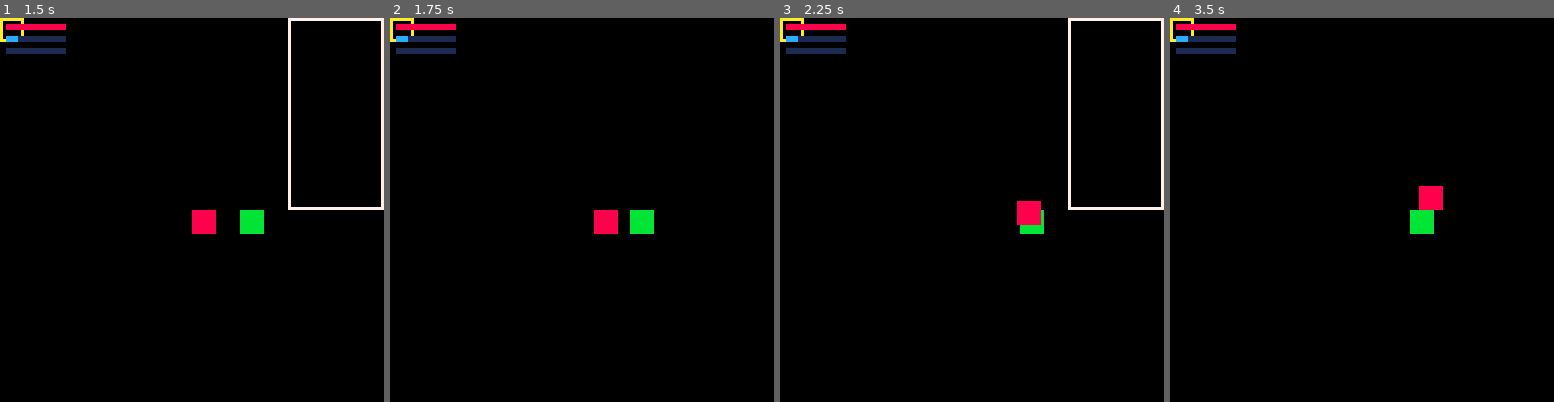
Above: before the commit, frames 1-4 (left to right).
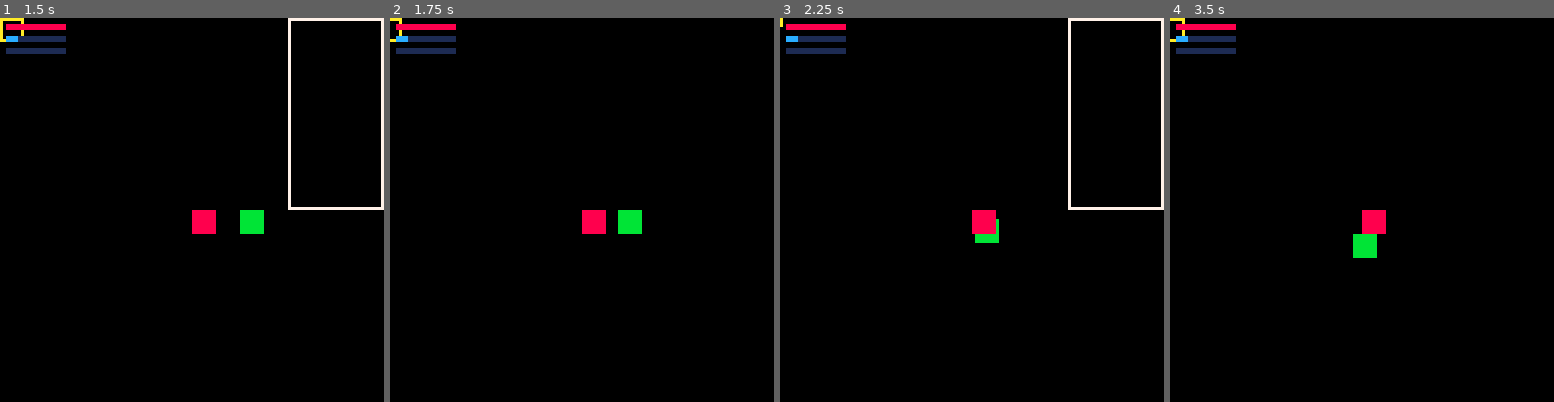
Above: after the commit, the same moments.

Repository: Frothting/codexApp
Game: PICO-8 cartridge runelite_pico.p8
Two runs of this game, one before a commit and one after it. Both use one fixed random seed, a clock stepped at 60 frames per second and the inputs below.
Inputs:
- Up to frame 1 (1.5 s): tap X (X key) at 0.33, 1.07 s; tap O (Z key) at 0.7 s
- Up to frame 2 (1.75 s): hold Right from 1.6 s (still down); tap O (Z key) at 1.7 s
- Up to frame 3 (2.25 s): tap X (X key) at 1.85 s; release Right at 2.1 s; tap O (Z key) at 2.1 s; hold Up from 2.15 s (still down)
- Up to frame 4 (3.5 s): release Up at 2.42 s; hold Right 2.47-3.03 s; tap O (Z key) at 2.5, 2.9, 3.3 s; tap X (X key) at 2.97 s; hold Left from 3.08 s (still down)

Frame 1 is identical in both runs. In frame 2, 0.9% of the frame differs, in the area x 0-69%, y 0-57%; in frame 3, 1.2%; in frame 4, 1.7%, in the area x 0-72%, y 0-63%.

Commit message:
feat: add map rendering and camera

Diff:
--- a/runelite_pico.p8
+++ b/runelite_pico.p8
@@ -19,6 +19,8 @@
 player={x=64,y=64,spd=1,hp=10,max_hp=10,mana=5,max_mana=5,xp=0,max_xp=10}
 player.tx=nil
 player.ty=nil
+cam_x=0
+cam_y=0
 
 -- combat globals
 attack_cooldown=0
@@ -139,8 +141,8 @@
 
     -- click to set target tile
     if T.stat(34)==1 then
-        local tx=flr(T.stat(32)/8)
-        local ty=flr(T.stat(33)/8)
+        local tx=flr((T.stat(32)+cam_x)/8)
+        local ty=flr((T.stat(33)+cam_y)/8)
         if is_walkable(tx,ty) then
             player.tx=tx*8
             player.ty=ty*8
@@ -176,6 +178,8 @@
         end
     end
 
+    cam_x=player.x-64
+    cam_y=player.y-64
     return moved
 end
 
@@ -191,8 +195,8 @@
 
 function update_npcs()
     if T.stat(34)==1 then
-        local mx=T.stat(32)
-        local my=T.stat(33)
+        local mx=T.stat(32)+cam_x
+        local my=T.stat(33)+cam_y
         if game_state=="play" then
             for n in all(npcs) do
                 local dx=mx-n.x
@@ -235,8 +239,8 @@
         update_enemy(e)
     end
     if T.stat(34)==1 and attack_cooldown==0 then
-        local mx=T.stat(32)
-        local my=T.stat(33)
+        local mx=T.stat(32)+cam_x
+        local my=T.stat(33)+cam_y
         for e in all(enemies) do
             if mx>=e.x and mx<=e.x+7 and my>=e.y and my<=e.y+7 and e.hp>0 then
                 e.hp=max(0,e.hp-skills.sword.lvl)
@@ -249,8 +253,8 @@
 
 function handle_spells()
     if btnp(6) then
-        local mx=T.stat(32)
-        local my=T.stat(33)
+        local mx=T.stat(32)+cam_x
+        local my=T.stat(33)+cam_y
         for e in all(enemies) do
             if mx>=e.x and mx<=e.x+7 and my>=e.y and my<=e.y+7 and e.hp>0 then
                 cast_spell(spells.fire,e)
@@ -313,8 +317,8 @@
             end
         end
     elseif T.stat(34)==1 then
-        local tx=flr(T.stat(32)/8)
-        local ty=flr(T.stat(33)/8)
+        local tx=flr((T.stat(32)+cam_x)/8)
+        local ty=flr((T.stat(33)+cam_y)/8)
         if is_water(tx,ty) then
             fishing_timer=60
         end
@@ -344,8 +348,10 @@
 
 function _draw()
     cls()
-    local mx=T.stat(32)
-    local my=T.stat(33)
+    camera(cam_x,cam_y)
+    map(0,0,0,0,128,32)
+    local mx=T.stat(32)+cam_x
+    local my=T.stat(33)+cam_y
     local tx=flr(mx/8)
     local ty=flr(my/8)
     if is_walkable(tx,ty) then
@@ -360,6 +366,7 @@
             rectfill(e.x,e.y,e.x+7,e.y+7,8)
         end
     end
+    camera()
     draw_bar(2,2,20,2,player.hp,player.max_hp,8,1)
     draw_bar(2,6,20,2,player.mana,player.max_mana,12,1)
     draw_bar(2,10,20,2,player.xp,player.max_xp,9,1)
